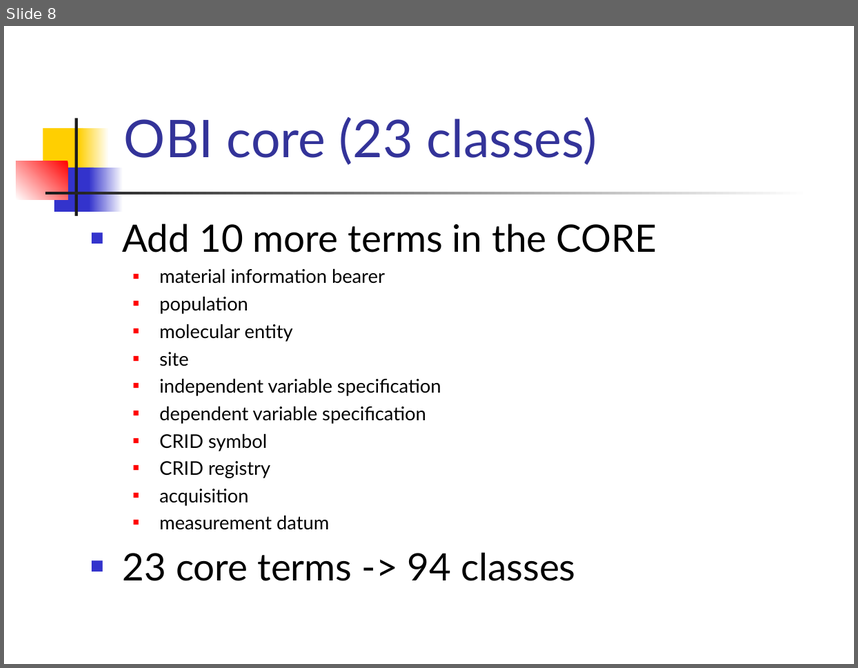
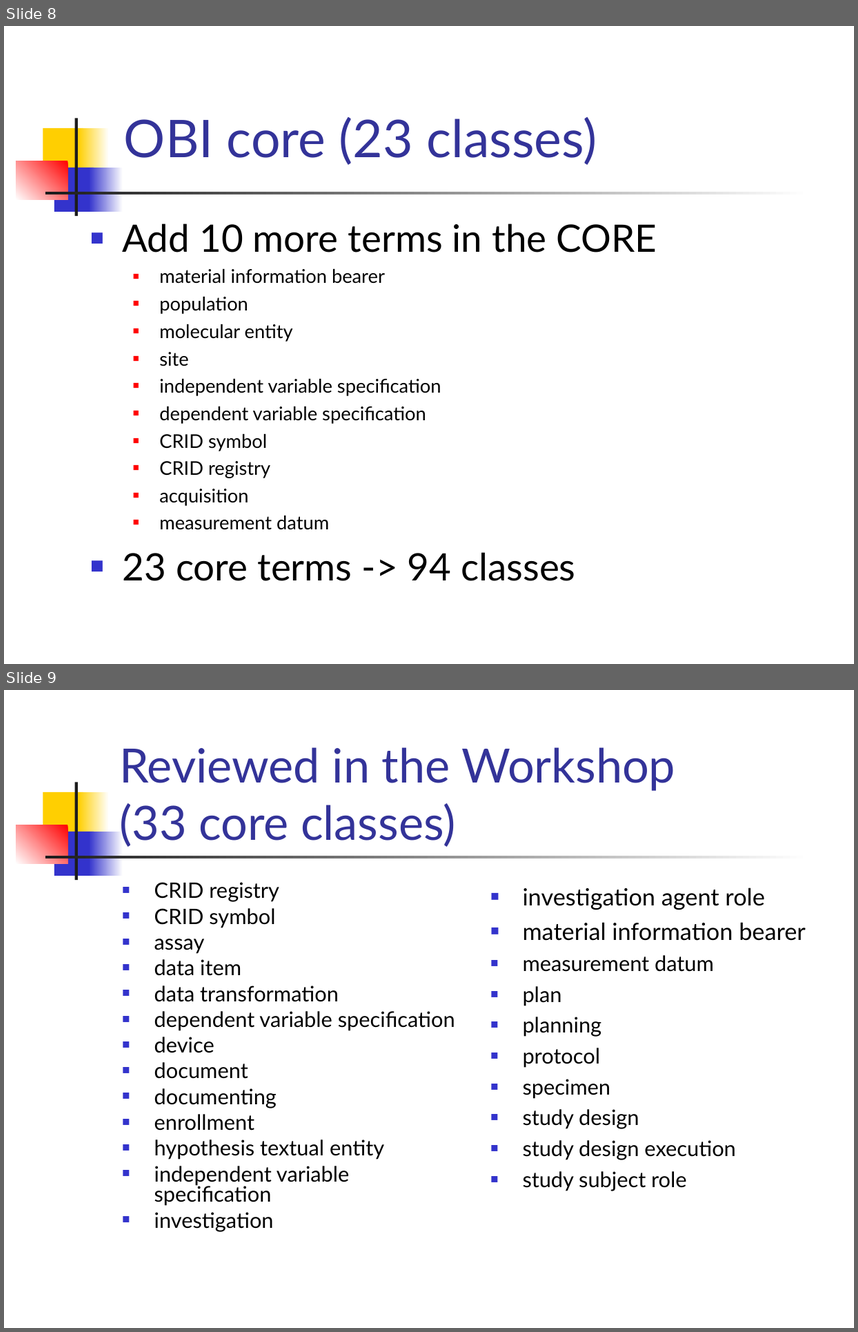
Before and after one commit to obi-ontology/obi-legacy-svn, a slide deck: trunk/docs/presentations/OBI workshop May 2012 Ann Arbor/OBI Core/OBI core.ppt. Shown one above the other, each under a label of ours: slide 8 before the commit, slides 8 and 9 after it. The pictures are 858x668 and 858x1332 pixels, drawn with LibreOffice and Linux fonts; fonts in the diff are those of the drawing. Boxes give left, top, right and bottom in pixels: in the first picture for what was removed or moved away, otherwise in the second. Text is boxed around its words. In the diff, an @@ line names an element or a change of style, - is before the commit and + after.

Commit message:
update OBI core related files based on discussion on May 30, 2012

```diff
--- a/trunk/docs/presentations/OBI workshop May 2012 Ann Arbor/OBI Core/OBI core.ppt
+++ b/trunk/docs/presentations/OBI workshop May 2012 Ann Arbor/OBI Core/OBI core.ppt
@@ slide 9 added at <box>4,690,854,1328</box>, background #FFFFFF; not listed: 7 template elements that a slide beside it also shows @@
@@ title added at <box>119,747,675,847</box>, 40 pt, text #333399 @@
+Reviewed in the Workshop
+(33 core classes)
@@ text added at <box>154,882,455,1232</box>, 18 pt, text #000000 @@
+■ CRID registry
+■ CRID symbol
+■ assay
+■ data item
+■ data transformation
+■ dependent variable specification
+■ device
+■ document
+■ documenting
+■ enrollment
+■ hypothesis textual entity
+■ independent variable specification
+■ investigation
@@ text added at <box>523,887,806,1191</box>, 18 pt, text #000000 @@
+■ investigation agent role
+■ material information bearer
+■ measurement datum
+■ plan
+■ planning
+■ protocol
+■ specimen
+■ study design
+■ study design execution
+■ study subject role
```
Also in this commit, not shown: 1 other slide added, 5 other files.
